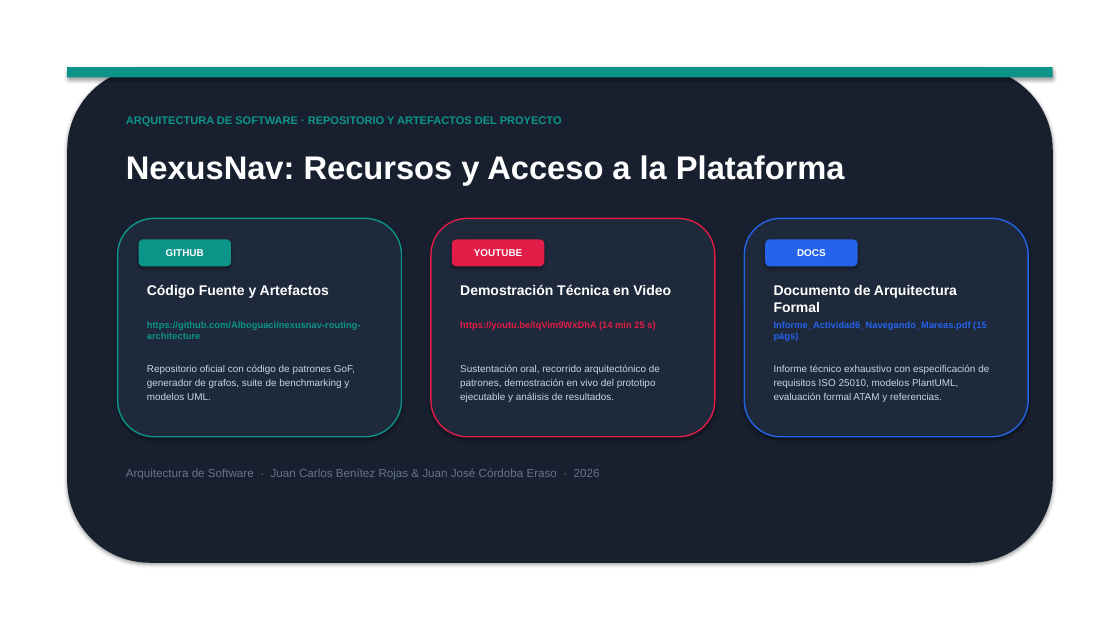
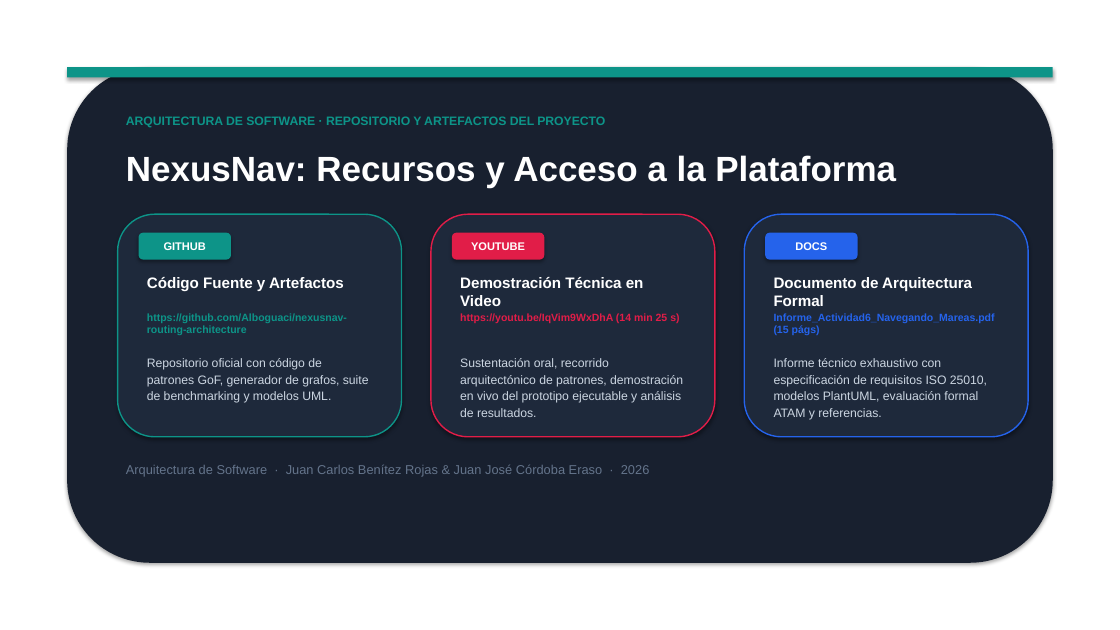
Before and after one commit to Alboguaci/nexusnav-routing-architecture, a slide deck: slide 16 of NexusNav_Presentacion_Arquitectura.pptx. Drawn at 1120x630 pixels with LibreOffice and Linux fonts; fonts in the diff are those of the drawing. Boxes give left, top, right and bottom in pixels: in the first picture for what was removed or moved away, otherwise in the second. Text is boxed around its words. In the diff, an @@ line names an element or a change of style, - is before the commit and + after.

```diff
--- a/NexusNav_Presentacion_Arquitectura.pptx
+++ b/NexusNav_Presentacion_Arquitectura.pptx
@@ text "ARQUITECTURA DE SOFTWARE · REPOSITORIO ..." at (126, 116, 605, 127): size 9.5 to 10.5 pt @@
@@ text "NexusNav: Recursos y Acceso a ..." at (126, 155, 896, 188): size 28 to 30 pt @@
@@ rounded rectangle: place and size @@
-rounded rectangle at (118, 218, 402, 437)
+rounded rectangle at (118, 214, 402, 437)
@@ rounded rectangle: place and size @@
-rounded rectangle at (431, 218, 715, 437)
+rounded rectangle at (431, 214, 715, 437)
@@ rounded rectangle: place and size @@
-rounded rectangle at (744, 218, 1028, 437)
+rounded rectangle at (744, 214, 1028, 437)
@@ 3 rounded rectangles: place and size @@
-3 rounded rectangles at (139, 239, 858, 266)
+3 rounded rectangles at (139, 233, 858, 260)
@@ size 8.5 to 9.5 pt in 3 elements at (139, 233, 231, 260), (452, 233, 544, 260), (765, 233, 858, 260) @@
@@ size 12 to 13 pt in 3 elements at (147, 277, 344, 291), (460, 277, 644, 306), (774, 277, 972, 306) @@
@@ 6 texts: place and size @@
-6 texts at (147, 284, 987, 341)
+6 texts at (147, 277, 995, 335)
@@ size 8 to 9 pt in 3 elements at (147, 313, 347, 335), (774, 313, 995, 335), (460, 313, 679, 323) @@
@@ text "Repositorio oficial con código de ...": place and size @@
-text "Repositorio oficial con código de ..." at (147, 365, 355, 400)
+text "Repositorio oficial con código de ..." at (147, 358, 369, 403)
@@ size 8.5 to 10.5 pt in 3 elements at (147, 358, 369, 403), (774, 358, 987, 420), (460, 358, 683, 417) @@
@@ text "Sustentación oral, recorrido arquitectónico de ...": place and size @@
-text "Sustentación oral, recorrido arquitectónico de ..." at (460, 365, 660, 402)
+text "Sustentación oral, recorrido arquitectónico de ..." at (460, 358, 683, 417)
@@ text "Informe técnico exhaustivo con especificación ...": place and size @@
-text "Informe técnico exhaustivo con especificación ..." at (774, 365, 989, 402)
+text "Informe técnico exhaustivo con especificación ..." at (774, 358, 987, 420)
@@ text "Arquitectura de Software · Juan ..." at (126, 464, 650, 477): size 10 to 11 pt @@
```
Also in this commit, not shown: 15 other slides changed, 3 other files.
